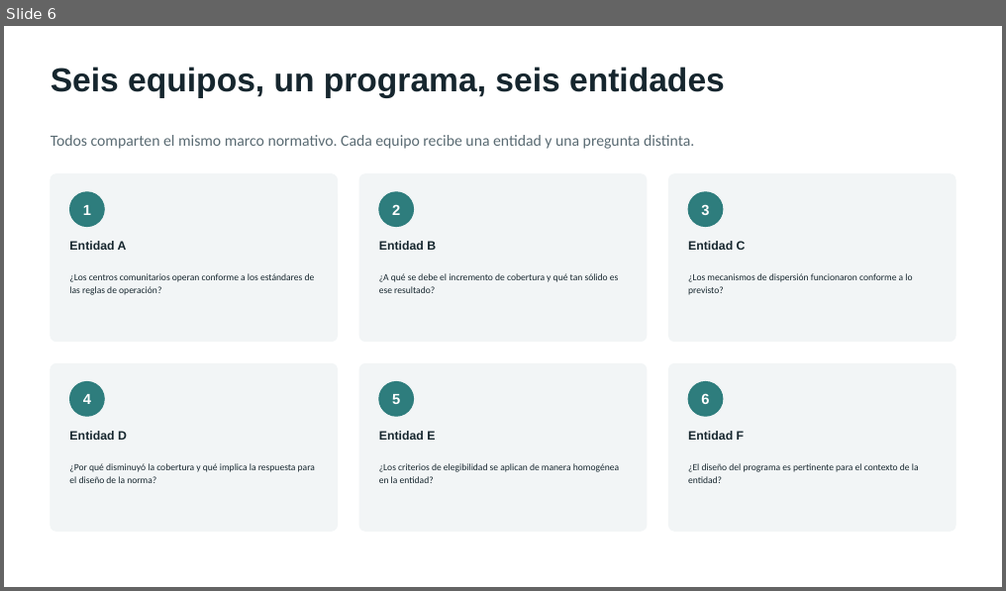
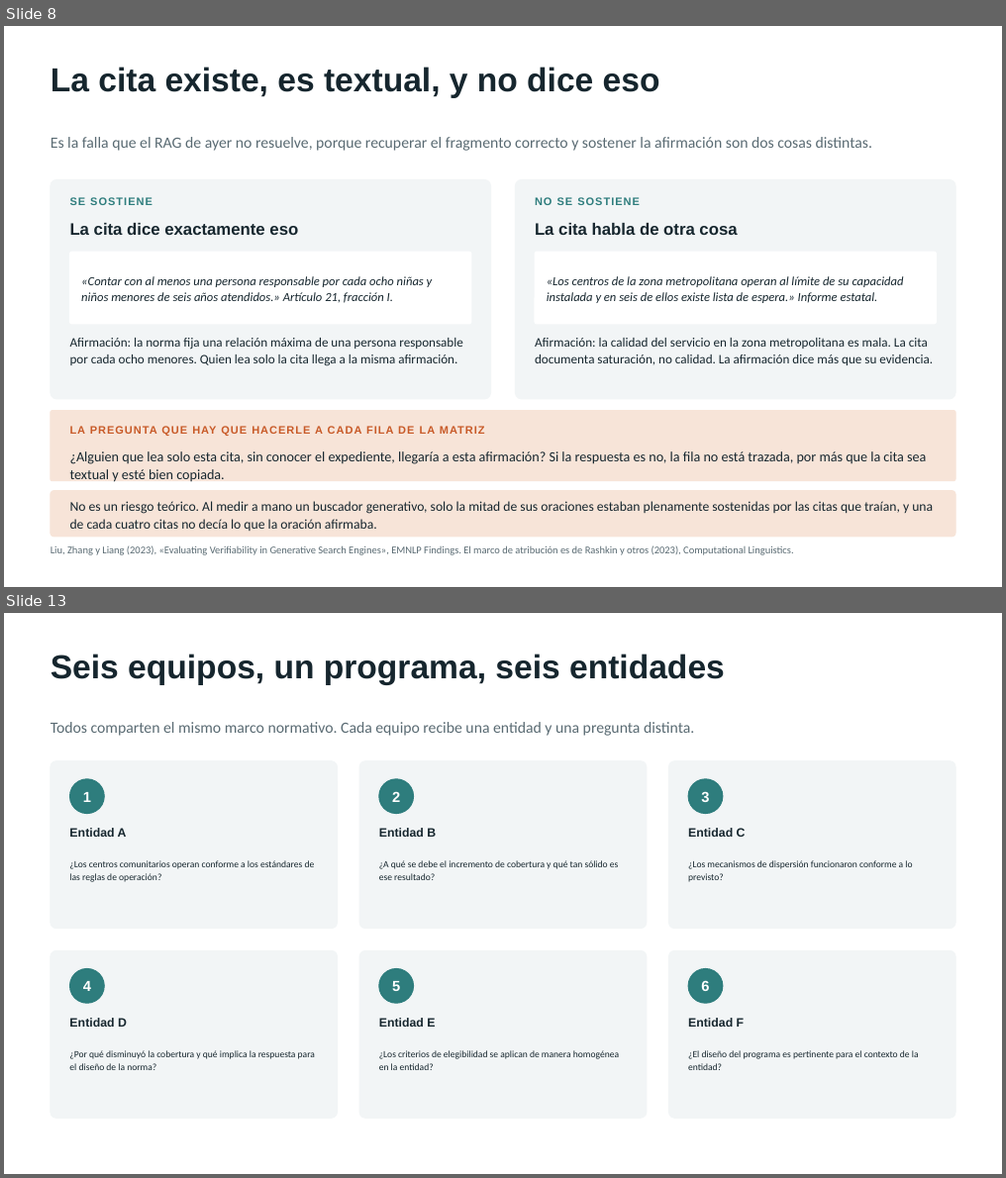
Before and after one commit to marvtrejo/curso-inegi-gen-ai, a slide deck: sesion-06/Sesion_06_Laboratorio_Cualitativo.pptx. Shown one above the other, each under a label of ours: slide 6 before the commit, slides 8 and 13 after it; the slides between them are not shown. The pictures are 1006x591 and 1006x1178 pixels, drawn with LibreOffice and Linux fonts; fonts in the diff are those of the drawing. Boxes give left, top, right and bottom in pixels: in the first picture for what was removed or moved away, otherwise in the second. Text is boxed around its words. In the diff, an @@ line names an element or a change of style, - is before the commit and + after.

```diff
--- a/sesion-06/Sesion_06_Laboratorio_Cualitativo.pptx
+++ b/sesion-06/Sesion_06_Laboratorio_Cualitativo.pptx
@@ slide 8 added at (x1=4, y1=26, x2=1002, y2=587), background #FFFFFF @@
@@ text added at (x1=51, y1=67, x2=660, y2=98), 32 pt, text #16262E, bold @@
+La cita existe, es textual, y no dice eso
@@ text added at (x1=51, y1=137, x2=872, y2=151), 15 pt, text #5A6B73 @@
+Es la falla que el RAG de ayer no resuelve, porque recuperar el fragmento correcto y sostener la afirmación son dos cosas distintas.
@@ rounded rectangle added at (x1=51, y1=180, x2=491, y2=399), fill #F2F5F6, outline #F2F5F6 1 pt @@
@@ text added at (x1=70, y1=197, x2=152, y2=205), 10.5 pt, text #2E7D7D, bold @@
+SE SOSTIENE
@@ rounded rectangle added at (x1=515, y1=180, x2=955, y2=399), fill #F2F5F6, outline #F2F5F6 1 pt @@
@@ text added at (x1=535, y1=197, x2=640, y2=205), 10.5 pt, text #2E7D7D, bold @@
+NO SE SOSTIENE
@@ text added at (x1=70, y1=223, x2=298, y2=235), 16 pt, text #16262E, bold @@
+La cita dice exactamente eso
@@ text added at (x1=535, y1=223, x2=737, y2=235), 16 pt, text #16262E, bold @@
+La cita habla de otra cosa
@@ rounded rectangle added at (x1=70, y1=252, x2=471, y2=324), fill #FFFFFF, outline #FFFFFF 1 pt @@
@@ rounded rectangle added at (x1=535, y1=252, x2=936, y2=324), fill #FFFFFF, outline #FFFFFF 1 pt @@
@@ text added at (x1=81, y1=276, x2=433, y2=303), 12 pt, text #16262E, italic @@
+«Contar con al menos una persona responsable por cada ocho niñas y niños menores de seis años atendidos.» Artículo 21, fracción I.
@@ text added at (x1=547, y1=276, x2=904, y2=303), 12 pt, text #16262E, italic @@
+«Los centros de la zona metropolitana operan al límite de su capacidad instalada y en seis de ellos existe lista de espera.» Informe estatal.
@@ text added at (x1=70, y1=338, x2=463, y2=367), 12.5 pt, text #16262E @@
+Afirmación: la norma fija una relación máxima de una persona responsable por cada ocho menores. Quien lea solo la cita llega a la misma afirmación.
@@ text added at (x1=535, y1=338, x2=933, y2=366), 12.5 pt, text #16262E @@
+Afirmación: la calidad del servicio en la zona metropolitana es mala. La cita documenta saturación, no calidad. La afirmación dice más que su evidencia.
@@ rounded rectangle added at (x1=51, y1=411, x2=955, y2=481), fill #F7E4D8, outline #F7E4D8 1 pt @@
@@ text added at (x1=70, y1=426, x2=485, y2=436), 10.5 pt, text #C85A28, bold @@
+LA PREGUNTA QUE HAY QUE HACERLE A CADA FILA DE LA MATRIZ
@@ text added at (x1=70, y1=452, x2=926, y2=482), 13.5 pt, text #16262E @@
+¿Alguien que lea solo esta cita, sin conocer el expediente, llegaría a esta afirmación? Si la respuesta es no, la fila no está trazada, por más que la cita sea textual y esté bien copiada.
@@ rounded rectangle added at (x1=51, y1=491, x2=955, y2=537), fill #F7E4D8, outline #F7E4D8 1 pt @@
@@ text added at (x1=70, y1=501, x2=933, y2=531), 13 pt, text #16262E @@
+No es un riesgo teórico. Al medir a mano un buscador generativo, solo la mitad de sus oraciones estaban plenamente sostenidas por las citas que traían, y una de cada cuatro citas no decía lo que la oración afirmaba.
@@ text added at (x1=51, y1=546, x2=794, y2=556), 10 pt, text #5A6B73 @@
+Liu, Zhang y Liang (2023), «Evaluating Verifiability in Generative Search Engines», EMNLP Findings. El marco de atribución es de Rashkin y otros (2023), Computational Linguistics.
@@ what was slide 6 is now slide 13 @@
```
Also in this commit, not shown: 6 slides changed, 10 other slides added, 5 slides removed, 3 other files.
